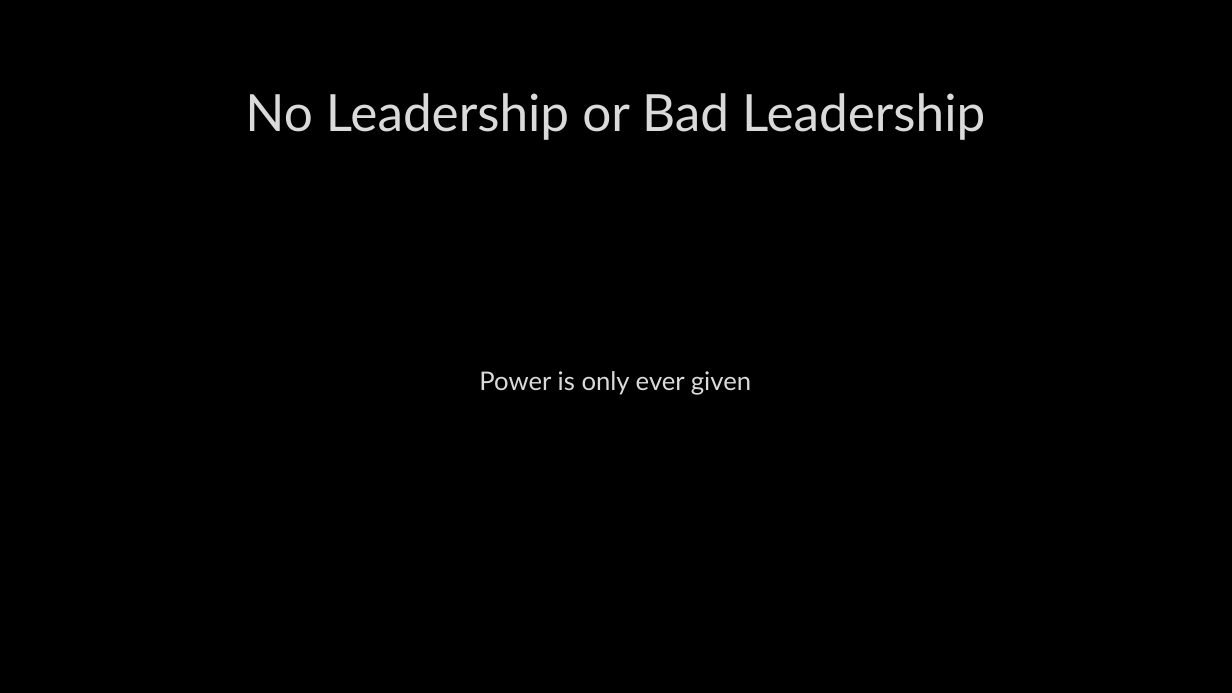
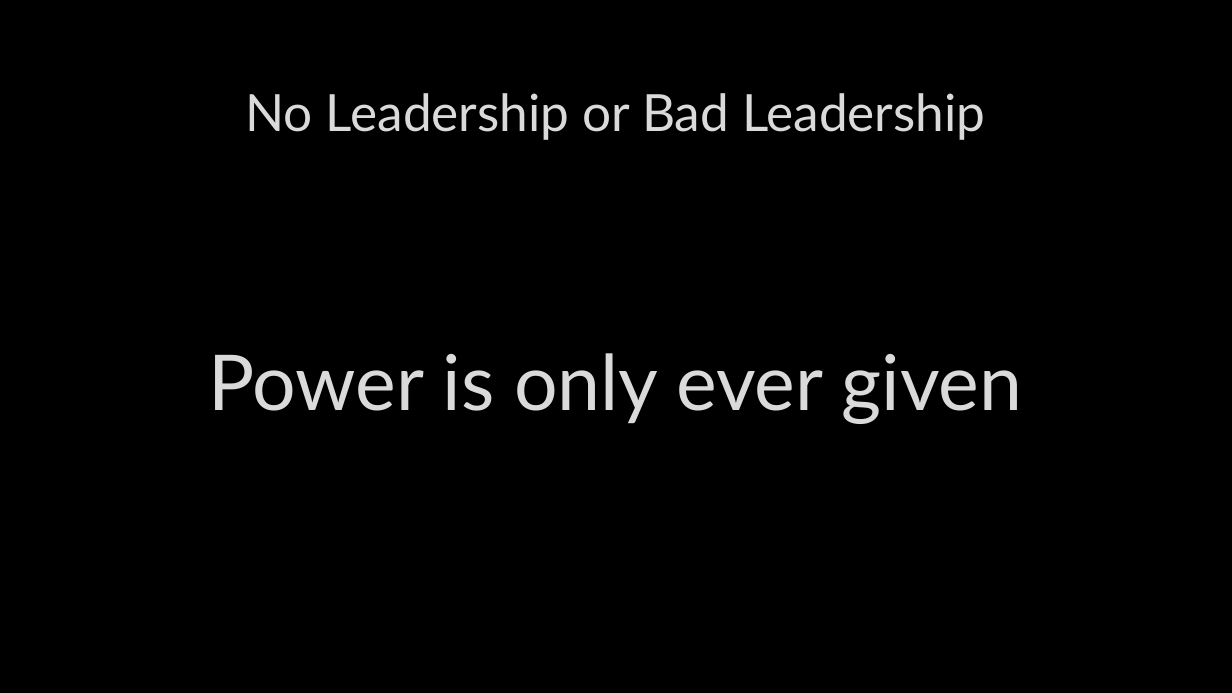
Before and after one commit to jugisahunk/presentations, a slide deck: slide 18 of tortoise-and-hare/tortoise-and-hare.pptx (slide 17 before the commit). Drawn at 1232x693 pixels with LibreOffice and Linux fonts; fonts in the diff are those of the drawing; background and template pictures are left out. Boxes give left, top, right and bottom in pixels: in the first picture for what was removed or moved away, otherwise in the second. Text is boxed around its words. In the diff, an @@ line names an element or a change of style, - is before the commit and + after.

```diff
--- a/tortoise-and-hare/tortoise-and-hare.pptx
+++ b/tortoise-and-hare/tortoise-and-hare.pptx
@@ text "Power is only ever given" at [208,353,1023,424]: size 20 to 60 pt; more space between paragraphs @@
```
Also in this commit, not shown: 2 other slides changed, 1 slide added.
